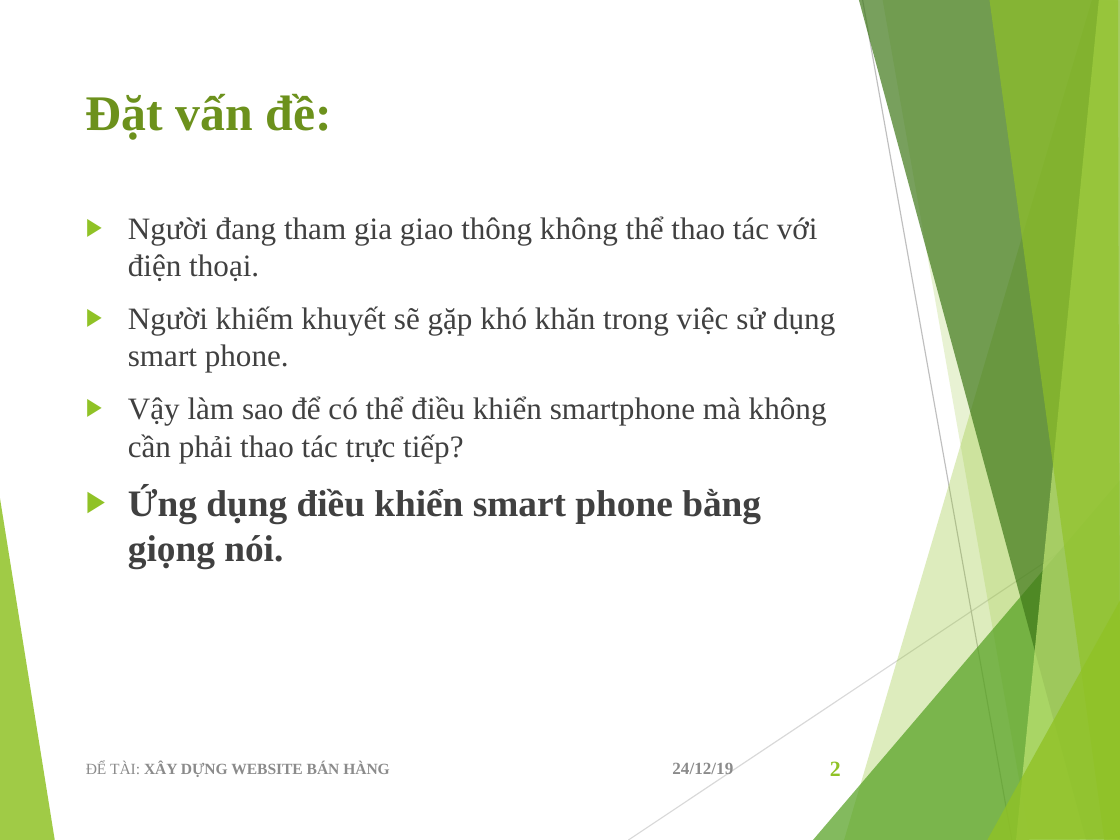
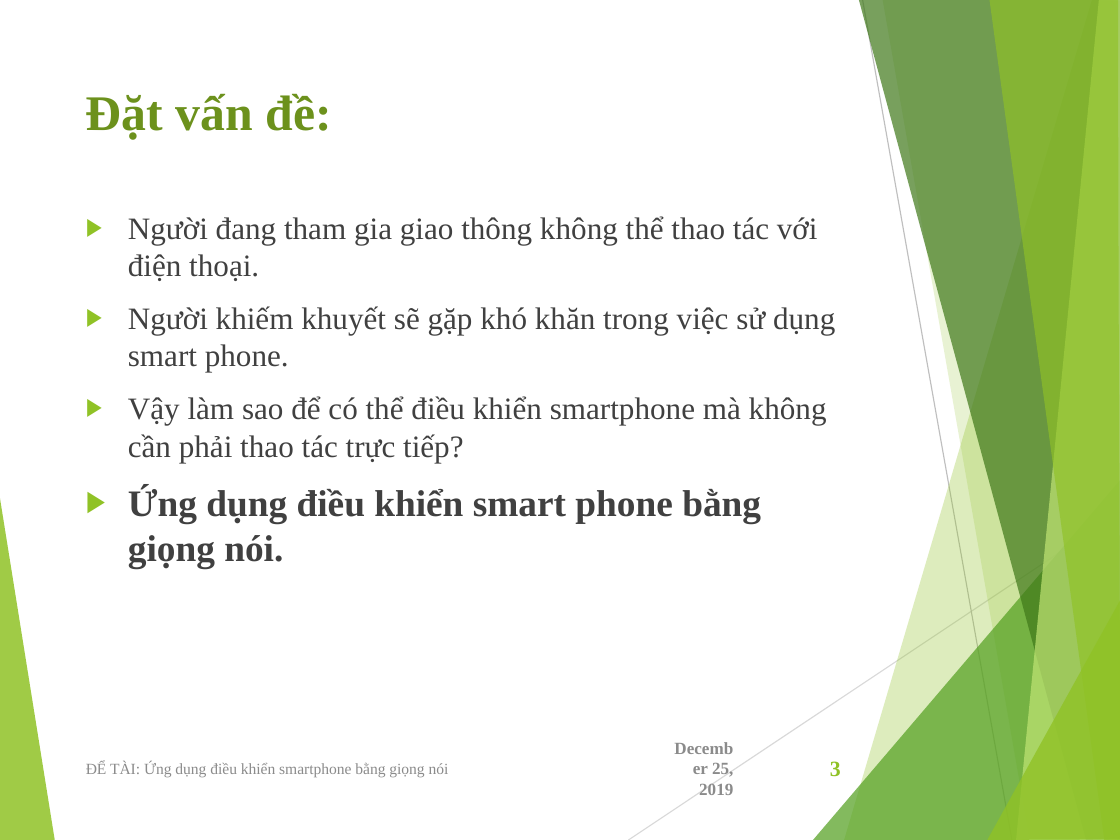
Before and after one commit to viet97/doandocs, a slide deck: slide 3 of DATN_Presentation.pptx (slide 2 before the commit). Drawn at 1120x840 pixels with LibreOffice and Linux fonts; fonts in the diff are those of the drawing. Boxes give left, top, right and bottom in pixels: in the first picture for what was removed or moved away, otherwise in the second. Text is boxed around its words. In the diff, an @@ line names an element or a change of style, - is before the commit and + after.

Commit message:
done

```diff
--- a/DATN_Presentation.pptx
+++ b/DATN_Presentation.pptx
@@ text at [86,761,449,777]: text changed; bold off @@
-ĐỂ TÀI: XÂY DỰNG WEBSITE BÁN HÀNG
+ĐỂ TÀI: Ứng dụng điều khiển smartphone bằng giọng nói
@@ text at [699,763,733,795]: text changed @@
-24/12/19
+December 25, 2019
@@ page number at [830,761,841,777]: text changed @@
-2
+3
```
Also in this commit, not shown: 20 other slides changed, 6 slides added, 2 slides removed.
